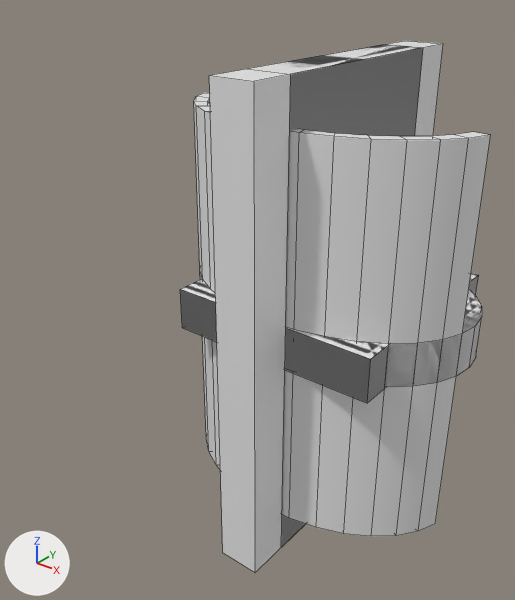
An edit to the FBX model Unity_Projects/BasisLevelBeta/Assets/prefabs/koelkast_animatie.fbx, drawn before and after from the same camera.
The view is the same before and after, from a 50 mm lens placed at (3.25, -5.98, 2.95), pointed at (-0.66, -1.09, -0.07). Lighting does not change. The marker at lower left points along +X, +Y and +Z. Mesh edges are drawn as thin lines. Where no turn or scale is listed for an object, it has been applied to the vertices.

Objects in the first picture: 'Back', 'Cylinder', 'Floor', 'Floor_Cylinder', 'Right_wall'.
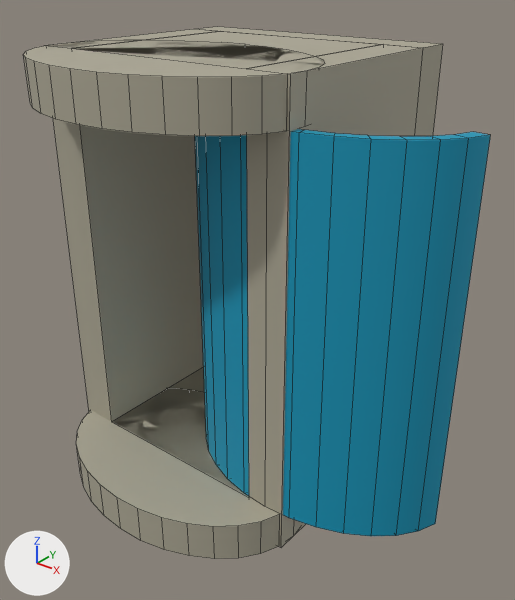
The edits, one by one:
Picture 'Deur.jpg' (img_deur_jpg) is new.
Picture 'Wand.jpg' (img_wand_jpg) is new.
Material 'Material' (mat_material) is new.
Its texture is img_deur_jpg.
Its roughness is 0.69.
Material 'Frame' (mat_frame) is new.
Its texture is img_wand_jpg.
Its roughness is 0.69.
me_mesh has 61 vertices, 54 faces and spans x -1.37..1.37, y -1.0..0.71, z -1.8..1.8.
me_mesh now uses material mat_material (picture img_deur_jpg).
me_cube_005 is used by ob_left_wall; location (0.0, -0.8, 0.0).
me_cube_005 had 8 vertices, 6 faces and spanned x -0.2..0.2, y -1.0..1.0, z -2.2..2.2.
me_cube_005 now has 165 vertices, 98 faces and spans x -2.6..0.2, y -1.8..1.4, z -2.2..2.2.
me_cube_005 part 1: a new loose piece, a 32-sided cylinder along z spanning x -2.6..0.2, y -1.8..0.2, z 1.8..2.2, in mat_frame (picture img_wand_jpg).
me_cube_005 part 2: a new loose piece, a 32-sided cylinder along z spanning x -2.6..0.2, y -1.8..0.2, z -2.2..-1.8, in mat_frame (picture img_wand_jpg).
Part 3, on me_cube_005:
6 faces are deleted.
16 vertices are added at x -2.6..0.2, y -1.0..1.4, z -2.2..2.2.
13 new vertices lie (0.0, 2.0, 0.0) away from vertices in x -2.6..0.2, y -1.0, z -2.2..2.2.
30 new faces join them.
me_cube_005 now uses material mat_frame (picture img_wand_jpg).
Object 'Right_wall' (ob_right_wall) is deleted.
Object 'Floor' (ob_floor) is deleted.
Object 'Floor_Cylinder' (ob_floor_cylinder) is deleted.
Object 'Back' (ob_back) is deleted.

Location of each change, [x1, y1, x2, y2] in pixels of the pictures (515 x 600 px):
'Left_wall', reshaped (not visible before)
    after: [23, 27, 443, 559]
'Cylinder', recoloured (grey to cyan)
    both: [194, 93, 490, 536]
'Back', deleted
    before: [209, 41, 443, 573]
'Right_wall', deleted
    before: [249, 47, 423, 547]
'Floor', deleted
    before: [180, 273, 479, 403]
'Floor_Cylinder', deleted
    before: [200, 274, 482, 387]
part 1 of me_cube_005, added
    after: [23, 40, 318, 136]
part 2 of me_cube_005, added
    after: [76, 388, 279, 559]
part 3 of me_cube_005, built on
    after: [44, 27, 443, 547]
